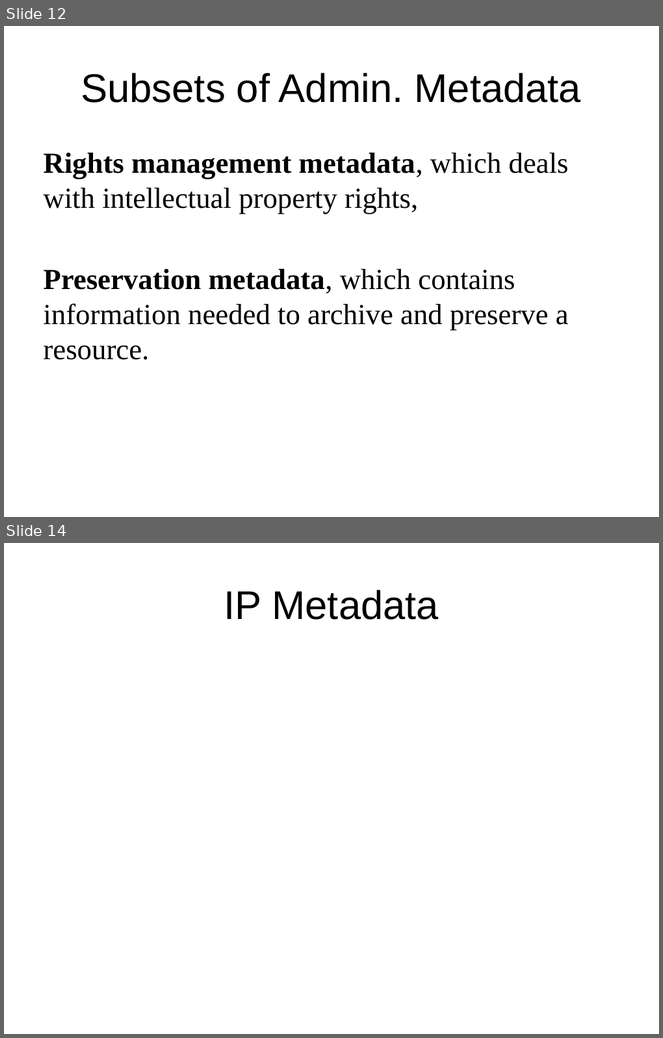
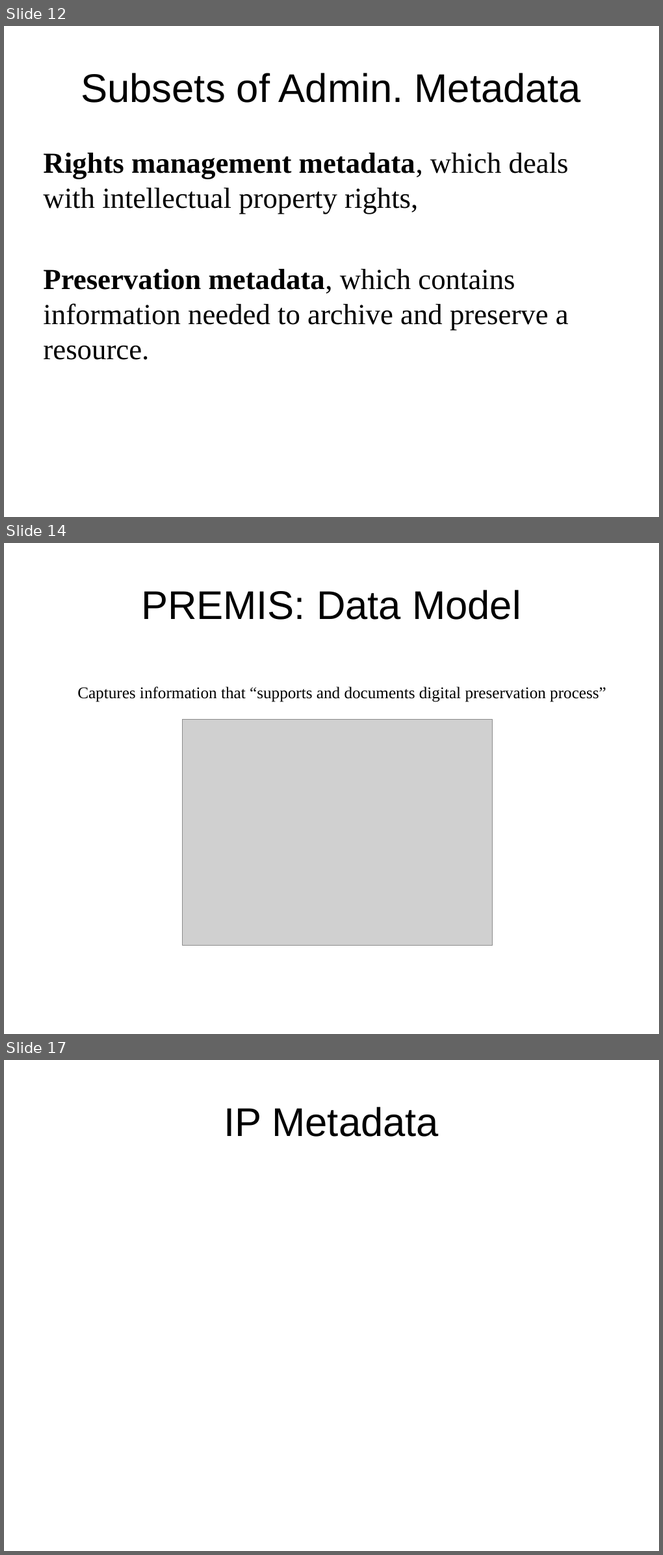
Before and after one commit to DataCurationWorkshop/HongKongCurationWorkshop, a slide deck: Day_2/Day_2_Lectures/Day_2_Metadata_Intro.pptx. Shown one above the other, each under a label of ours: slides 12 and 14 before the commit, slides 12, 14 and 17 after it; the slides between them are not shown. The pictures are 663x1038 and 663x1555 pixels, drawn with LibreOffice and Linux fonts; fonts in the diff are those of the drawing; grey boxes stand for pictures; background and template pictures are left out. Boxes give left, top, right and bottom in pixels: in the first picture for what was removed or moved away, otherwise in the second. Text is boxed around its words. In the diff, an @@ line names an element or a change of style, - is before the commit and + after.

```diff
--- a/Day_2/Day_2_Lectures/Day_2_Metadata_Intro.pptx
+++ b/Day_2/Day_2_Lectures/Day_2_Metadata_Intro.pptx
@@ slide 14 added at (4, 543, 659, 1034), background #FFFFFF @@
@@ title added at (141, 590, 521, 620), 44 pt, text #000000 @@
+PREMIS: Data Model
@@ text added at (77, 687, 607, 702), 18 pt, text #000000 @@
+Captures information that “supports and documents digital preservation process”
@@ picture added at (183, 719, 493, 945) @@
@@ what was slide 14 is now slide 17 @@
```
Also in this commit, not shown: 1 slide changed, 2 other slides added, 5 other files.
